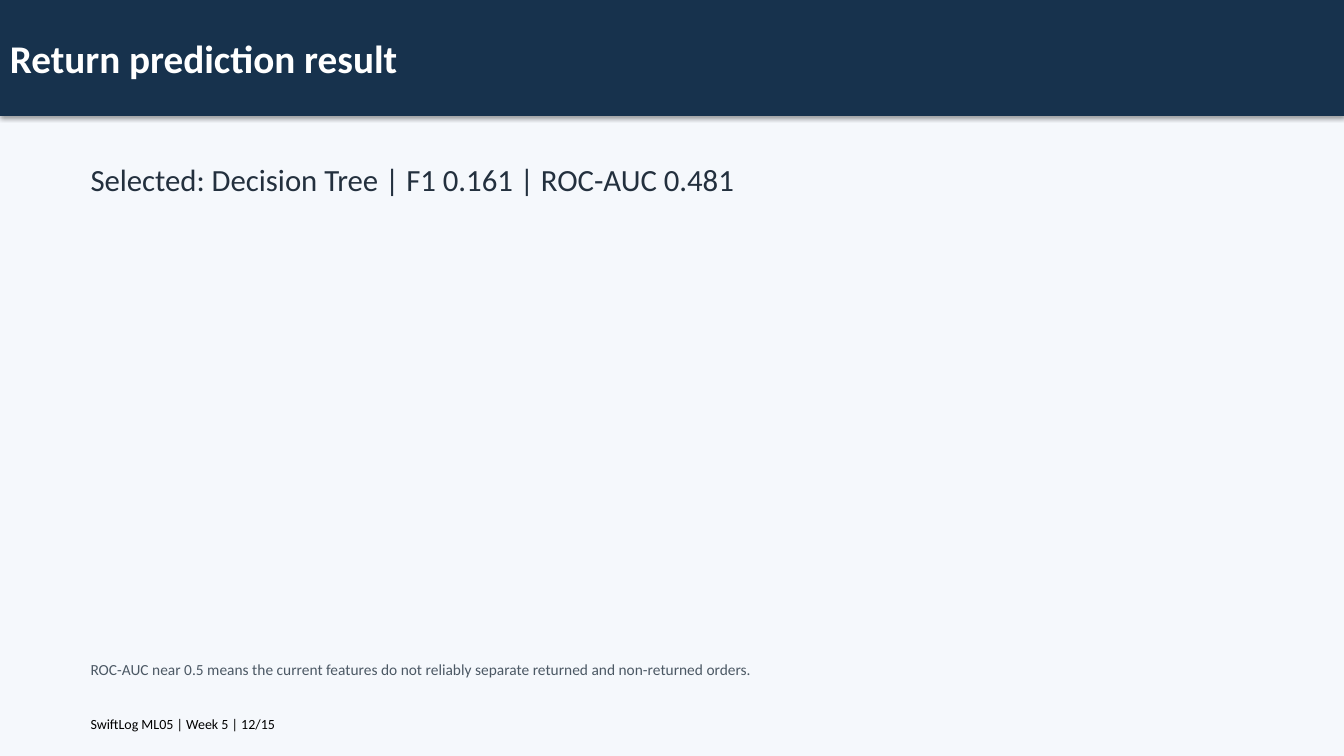
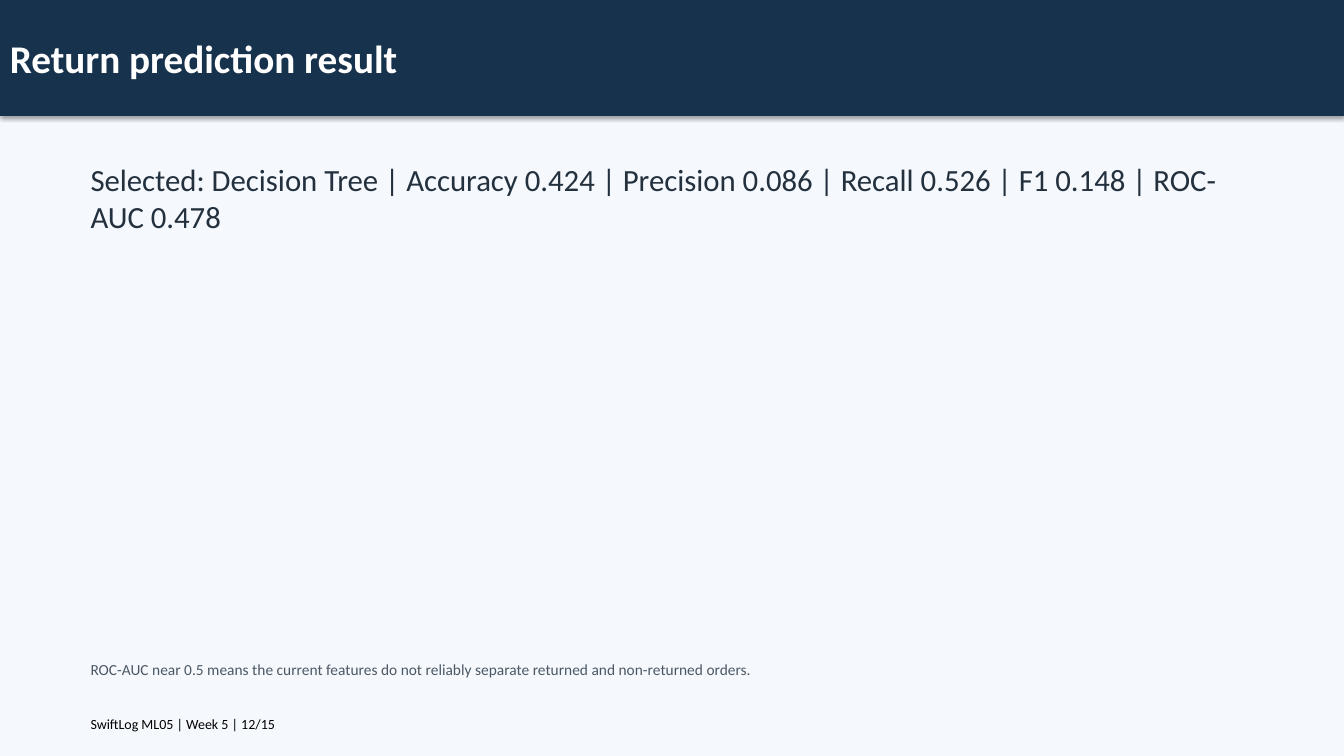
Before and after one commit to Charlez023/SwiftLog-ML-Engineering, a slide deck: slide 12 of Presentation/Executive_Presentation.pptx. Drawn at 1344x756 pixels with LibreOffice and Linux fonts; fonts in the diff are those of the drawing. Boxes give left, top, right and bottom in pixels: in the first picture for what was removed or moved away, otherwise in the second. Text is boxed around its words. In the diff, an @@ line names an element or a change of style, - is before the commit and + after.

```diff
--- a/Presentation/Executive_Presentation.pptx
+++ b/Presentation/Executive_Presentation.pptx
@@ text at <box>91,169,1216,229</box>: text changed @@
-Selected: Decision Tree | F1 0.161 | ROC-AUC 0.481
+Selected: Decision Tree | Accuracy 0.424 | Precision 0.086 | Recall 0.526 | F1 0.148 | ROC-AUC 0.478
```
Also in this commit, not shown: 8 other slides changed, 13 other files.
